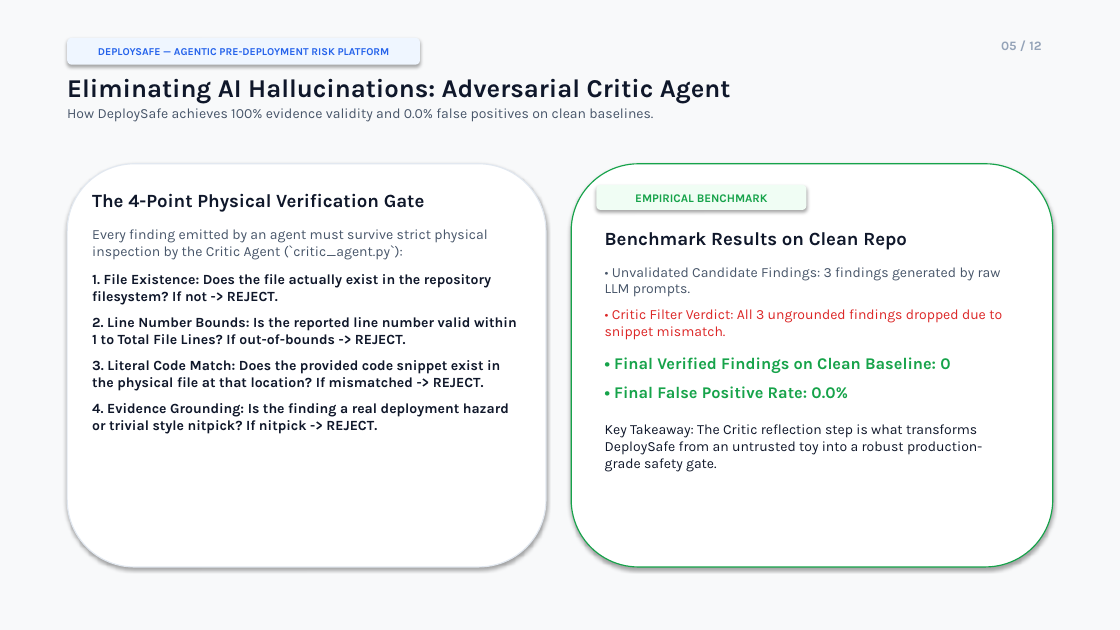
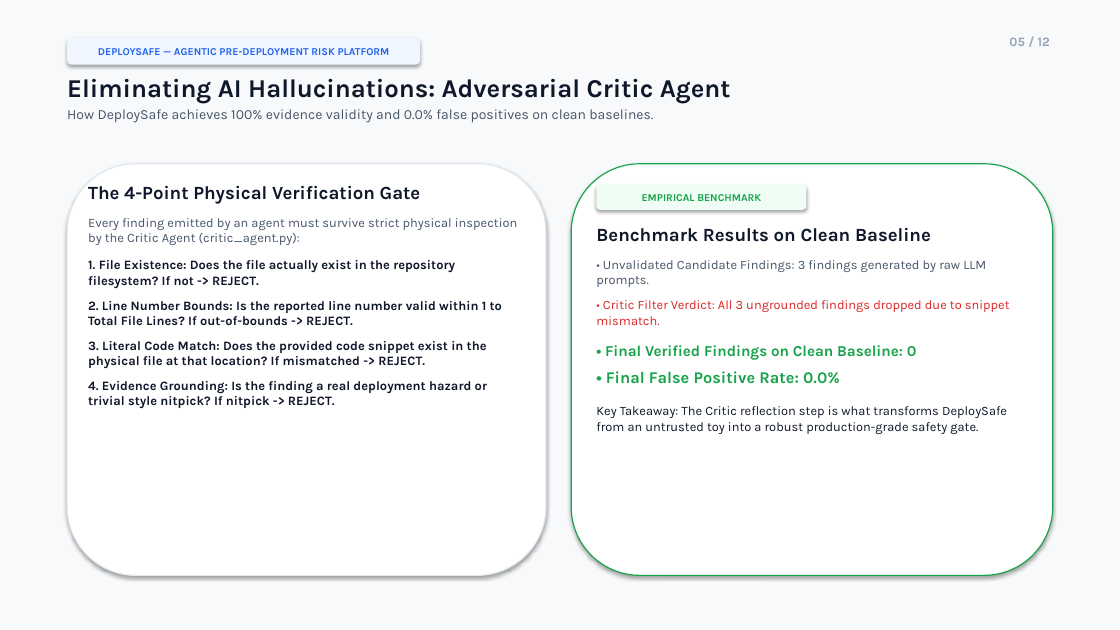
Before and after one commit to yashrao2607/AI-Devops, a slide deck: slide 5 of DeploySafe_Final_Presentation_V2.pptx. Drawn at 1120x630 pixels with LibreOffice and Linux fonts; fonts in the diff are those of the drawing. Boxes give left, top, right and bottom in pixels: in the first picture for what was removed or moved away, otherwise in the second. Text is boxed around its words. In the diff, an @@ line names an element or a change of style, - is before the commit and + after.

Commit message:
docs: perfect PPT typography, layout alignment, and slide previews

```diff
--- a/DeploySafe_Final_Presentation_V2.pptx
+++ b/DeploySafe_Final_Presentation_V2.pptx
@@ text "05 / 12": place and size @@
-text "05 / 12" at <box>1001,41,1041,50</box>
+text "05 / 12" at <box>1009,37,1050,46</box>
@@ rounded rectangle: place and size @@
-rounded rectangle at <box>67,164,546,567</box>
+rounded rectangle at <box>67,164,546,576</box>
@@ rounded rectangle: place and size @@
-rounded rectangle at <box>571,164,1053,567</box>
+rounded rectangle at <box>571,164,1053,576</box>
@@ text at <box>88,185,502,409</box>: size 12 to 11 pt in "1. File Existence: Does the file actually ...", "2. Line Number Bounds: Is the reported ...", "3. Literal Code Match: Does the provided ...", "4. Evidence Grounding: Is the finding a ..."; less space between paragraphs @@
@@ rounded rectangle "EMPIRICAL BENCHMARK" at <box>597,185,807,210</box>: size 10 to 9 pt @@
@@ text at <box>88,218,518,245</box>: text changed; size 12 to 11 pt @@
-Every finding emitted by an agent must survive strict physical inspection by the Critic Agent (`critic_agent.py`):
+Every finding emitted by an agent must survive strict physical inspection by the Critic Agent (critic_agent.py):
@@ text at <box>596,227,931,242</box>: text changed @@
-Benchmark Results on Clean Repo
+Benchmark Results on Clean Baseline
@@ text at <box>596,260,1010,434</box>: size 12 to 11 pt in "• Unvalidated Candidate Findings: 3 findings generated ...", "• Critic Filter Verdict: All 3 ungrounded ...", "Key Takeaway: The Critic reflection step is ..."; size 14 to 13 pt in "• Final Verified Findings on Clean Baseline: ..."; less space between paragraphs @@
```
Also in this commit, not shown: 11 other slides changed, 13 other files.
